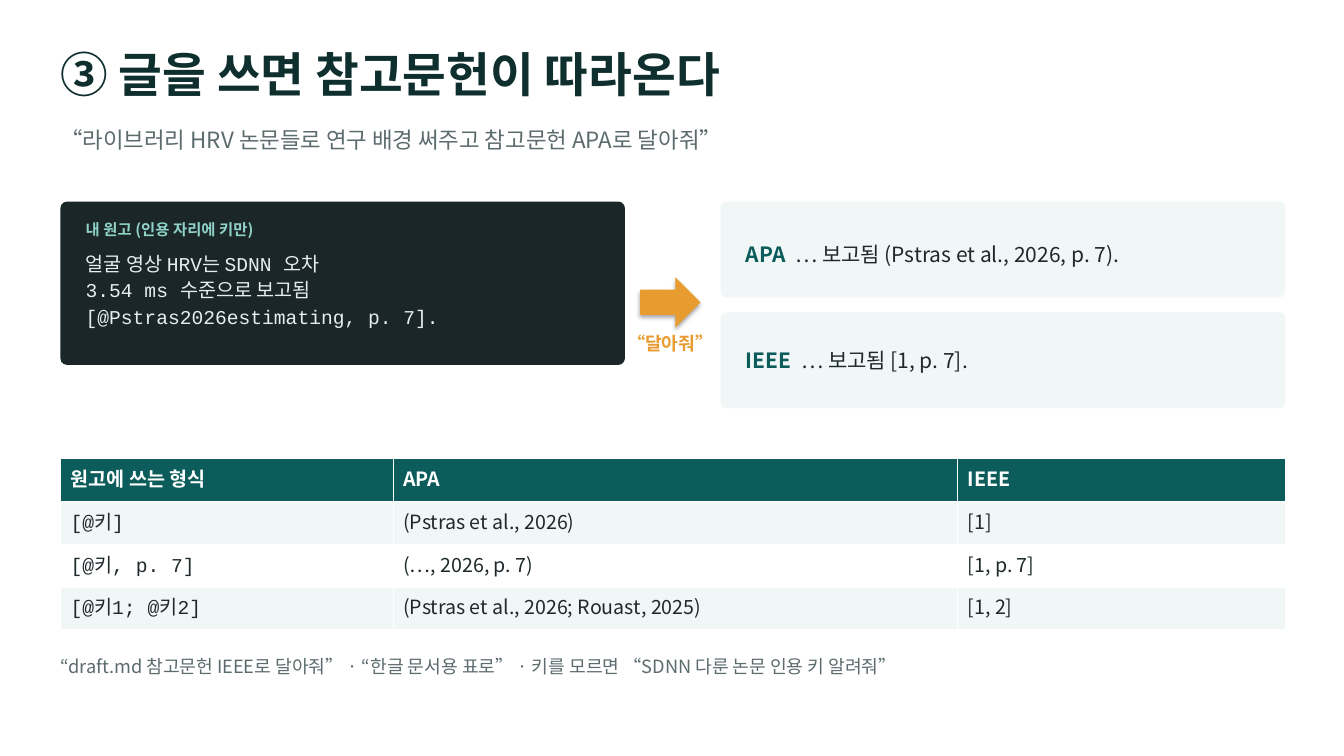
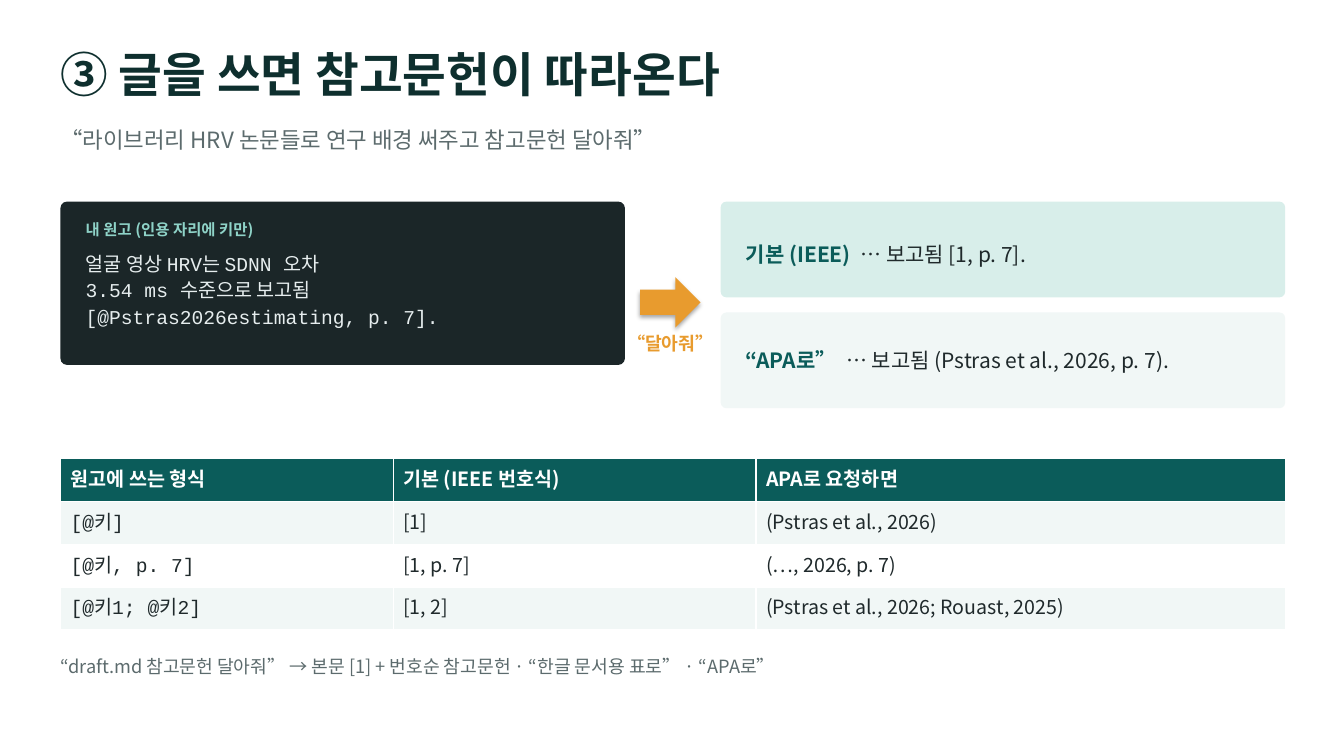
Before and after one commit to emilyJ7/paper-summary, a slide deck: slide 6 of docs/paper-summary_사용가이드.pptx. Drawn at 1344x756 pixels with LibreOffice and Linux fonts; fonts in the diff are those of the drawing. Boxes give left, top, right and bottom in pixels: in the first picture for what was removed or moved away, otherwise in the second. Text is boxed around its words. In the diff, an @@ line names an element or a change of style, - is before the commit and + after.

```diff
--- a/docs/paper-summary_사용가이드.pptx
+++ b/docs/paper-summary_사용가이드.pptx
@@ text at (60, 129, 656, 150): text changed @@
-“라이브러리 HRV 논문들로 연구 배경 써주고 참고문헌 APA로 달아줘”
+“라이브러리 HRV 논문들로 연구 배경 써주고 참고문헌 달아줘”
@@ rounded rectangle at (721, 202, 1286, 297): fill #F1F7F6 to #D8EEEA @@
@@ text at (746, 244, 1026, 267): text changed @@
-APA … 보고됨 (Pstras et al., 2026, p. 7).
+기본 (IEEE) … 보고됨 [1, p. 7].
@@ text at (746, 350, 1169, 373): text changed @@
-IEEE … 보고됨 [1, p. 7].
+“APA로” … 보고됨 (Pstras et al., 2026, p. 7).
@@ table at (60, 459, 1286, 630) @@
-row 1, column 2: APA
+row 1, column 2: 기본 (IEEE 번호식)
-row 1, column 3: IEEE
+row 1, column 3: APA로 요청하면
-row 2, column 2: (Pstras et al., 2026)
+row 2, column 2: [1]
-row 2, column 3: [1]
+row 2, column 3: (Pstras et al., 2026)
-row 3, column 2: (…, 2026, p. 7)
+row 3, column 2: [1, p. 7]
-row 3, column 3: [1, p. 7]
+row 3, column 3: (…, 2026, p. 7)
-row 4, column 2: (Pstras et al., 2026; Rouast, 2025)
+row 4, column 2: [1, 2]
-row 4, column 3: [1, 2]
+row 4, column 3: (Pstras et al., 2026; Rouast, 2025)
@@ text at (60, 658, 775, 676): text changed @@
-“draft.md 참고문헌 IEEE로 달아줘” · “한글 문서용 표로” · 키를 모르면 “SDNN 다룬 논문 인용 키 알려줘”
+“draft.md 참고문헌 달아줘” → 본문 [1] + 번호순 참고문헌 · “한글 문서용 표로” · “APA로”
```
Also in this commit, not shown: 1 other slide changed, 6 other files.
